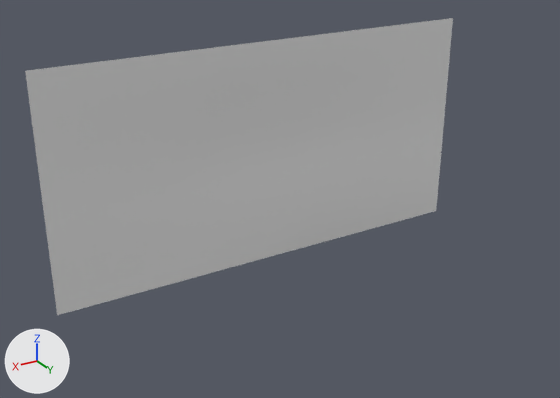
A saved change to the FBX model Progetto_SVG/Assets/Assets/Models/ParkourDirt.fbx.
The view is the same before and after, from a camera (50 mm lens) standing at (8.09, 9.6, 3.07) and looking at (0.5, -3.05, -3.25). Every picture has the same lights, and +X, +Y and +Z are marked at lower left. Where no turn or scale is listed for an object, it has been applied to the vertices.

Names of what the first picture shows: 'Ground_Dirt_Corner_LP_R.004'.
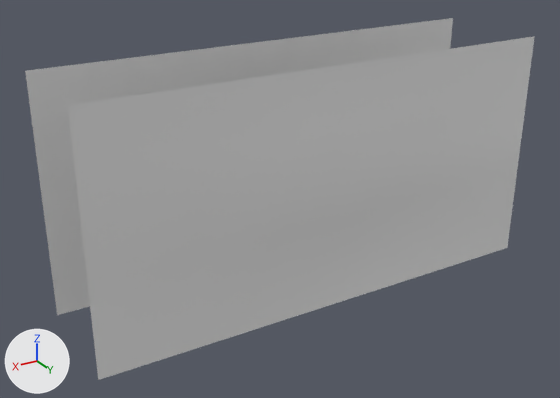
The newer file is also turned or shifted as a whole; pictures and numbers use the older file's frame.

Where the change shows, as pixel boxes [x1, y1, x2, y2] in the pictures (560 x 398 px):
'Ground_Dirt_Corner_LP_R.004', reshaped (19% wider, 22% taller): before [25, 18, 453, 315]; after [25, 18, 535, 380]
part 1 of me_plane_028, added: after [68, 36, 535, 380]

What the commit changed:
me_plane_028 has 36 vertices, 25 faces and spans x -4.99..5.01, y -4.48..-4.1, z -5.25..-0.25.
me_plane_028 is used by ob_ground_dirt_corner_lp_r_004; location (0.0, 0.0, 0.0).
me_plane_028 part 1: the loose piece of 36 vertices spanning x -4.99..5.01, y -4.48..-4.1, z -5.25..-0.25 is copied, and the copy is mirrored in y about its middle, then moved by (0.0, 2.58, 0.0); it spans x -4.99..5.01, y -1.9..-1.52, z -5.25..-0.25.
